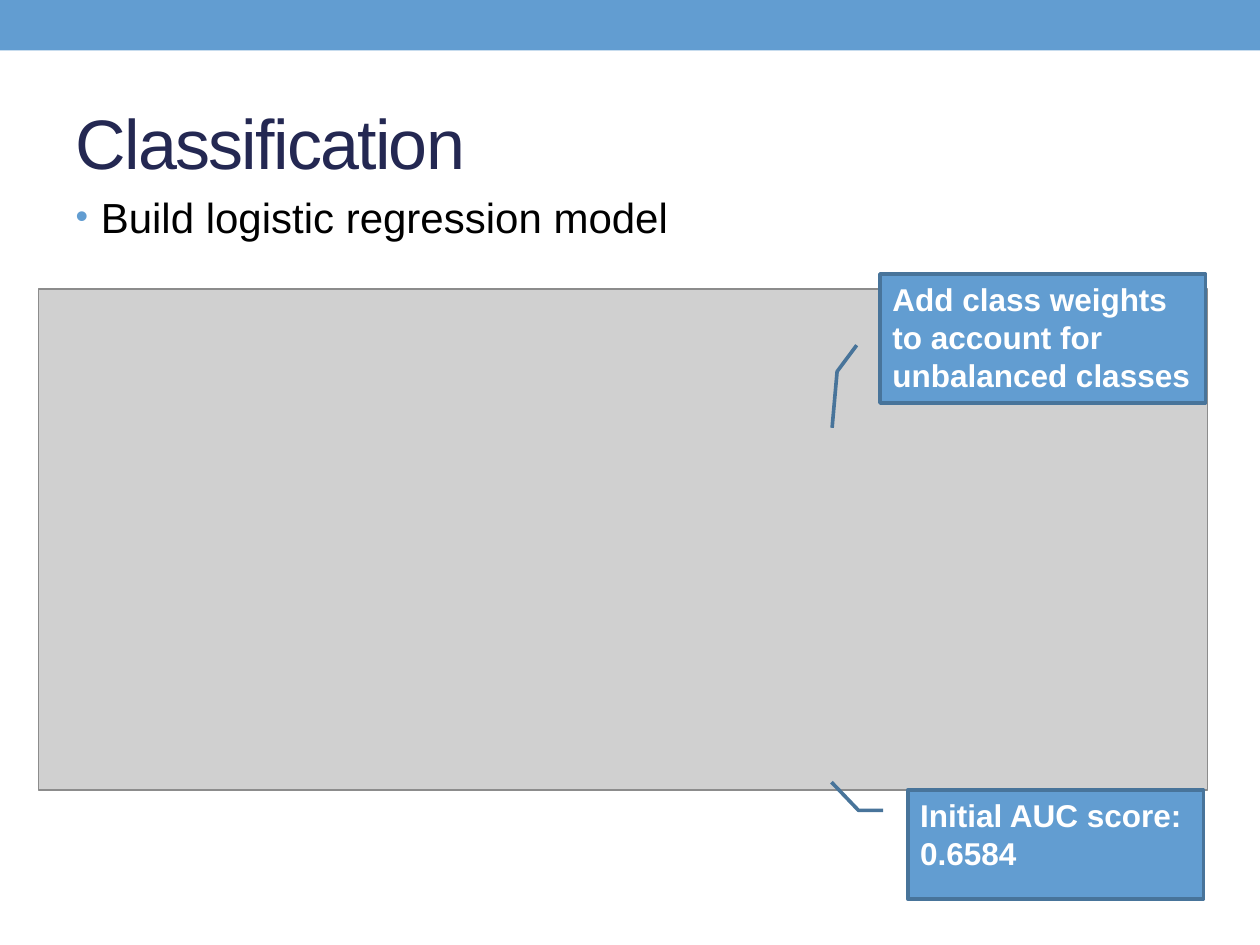
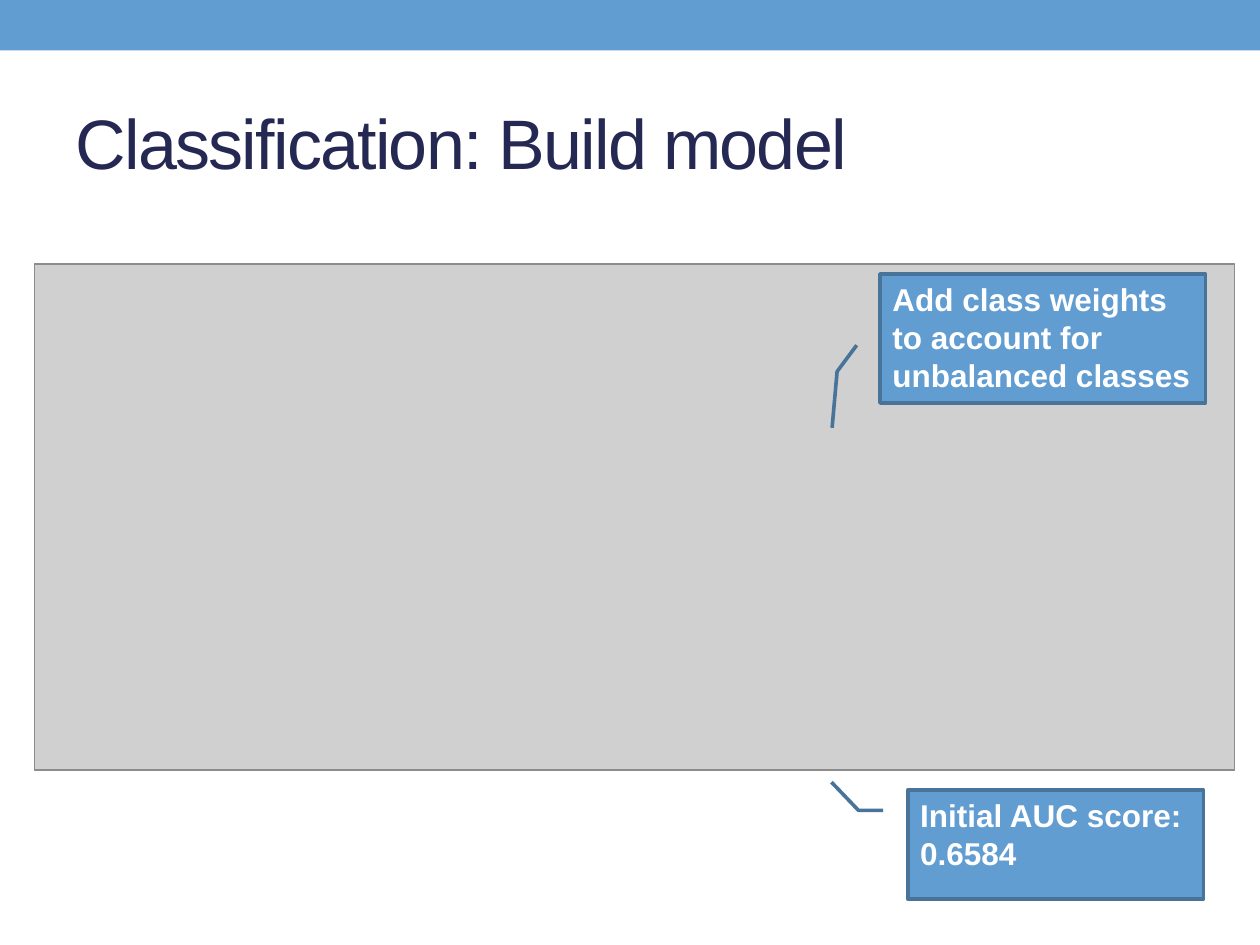
Before and after one commit to Son17/Data-Science-Projects, a slide deck: slide 20 of LG presentation.pptx (slide 26 before the commit). Drawn at 1260x945 pixels with LibreOffice and Linux fonts; fonts in the diff are those of the drawing; grey boxes stand for pictures. Boxes give left, top, right and bottom in pixels: in the first picture for what was removed or moved away, otherwise in the second. Text is boxed around its words. In the diff, an @@ line names an element or a change of style, - is before the commit and + after.

```diff
--- a/LG presentation.pptx
+++ b/LG presentation.pptx
@@ title at box(76, 118, 847, 170): text changed @@
-Classification
+Classification: Build model
@@ text removed at box(101, 202, 668, 241) @@
-• Build logistic regression model
@@ picture: place and size @@
-picture at box(39, 289, 1208, 790)
+picture at box(35, 265, 1236, 771)
```
Also in this commit, not shown: 28 other slides changed, 3 slides removed, 2 other files.
